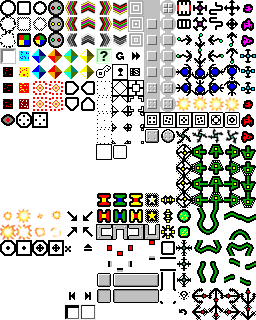
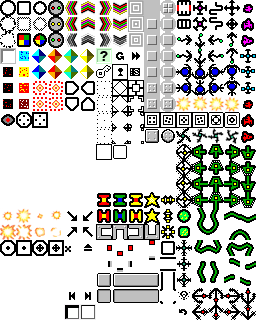
Layered file, before and after one edit (256x320). Changes by layer:
painted on "Fondo" over [144, 192, 160, 224]
